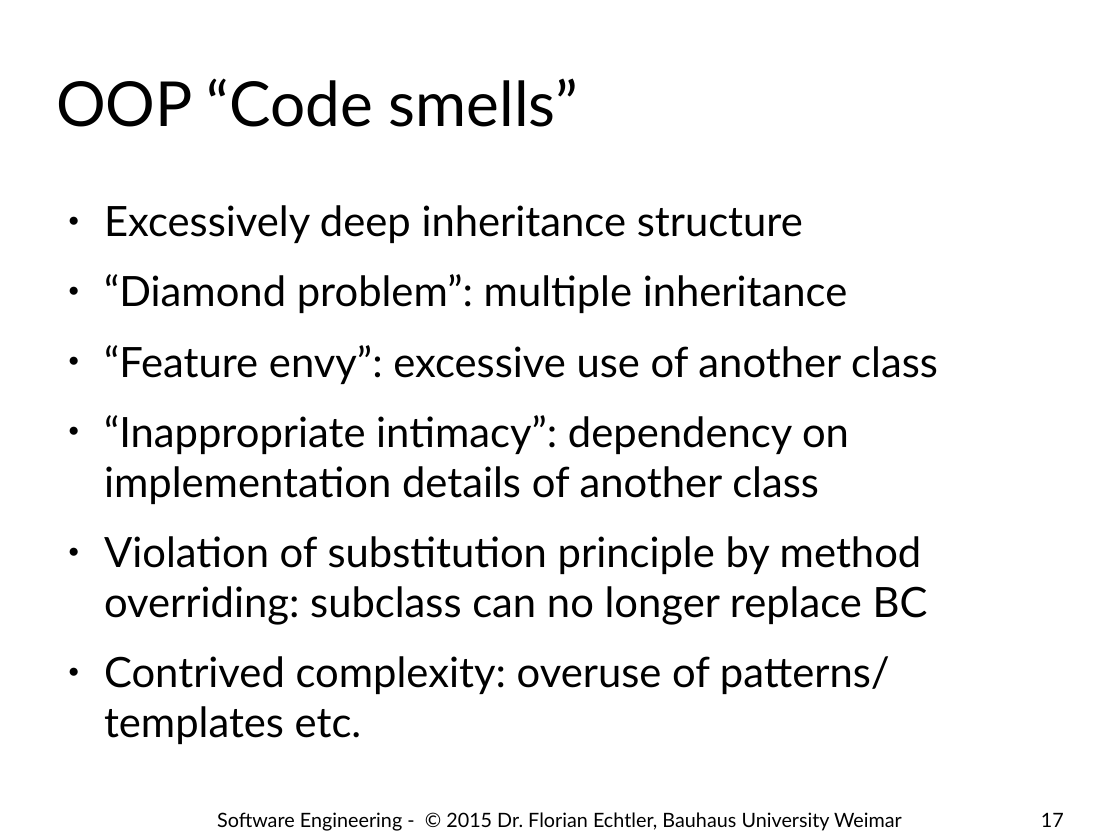
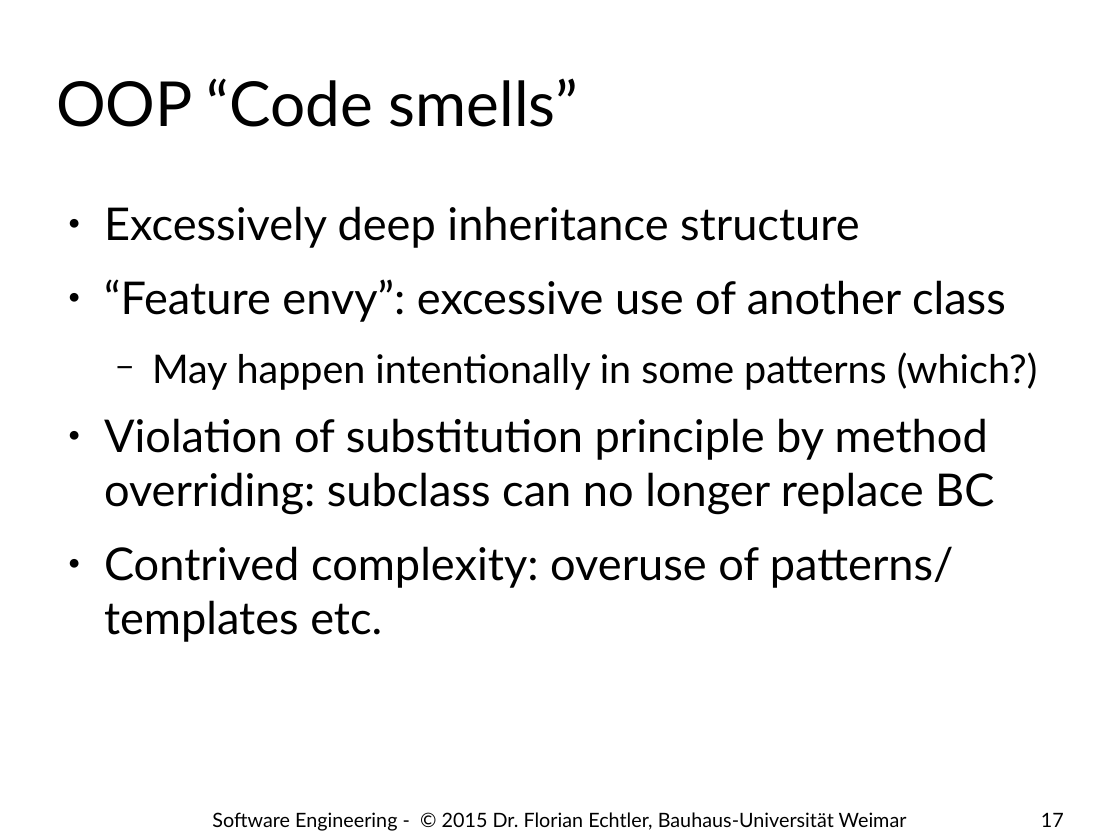
Before and after one commit to floe/software-engineering, a slide deck: slide 17 of 07-code-quality.odp. Drawn at 1120x840 pixels with LibreOffice and Linux fonts; fonts in the diff are those of the drawing; background and template pictures are left out. Boxes give left, top, right and bottom in pixels: in the first picture for what was removed or moved away, otherwise in the second. Text is boxed around its words. In the diff, an @@ line names an element or a change of style, - is before the commit and + after.

```diff
--- a/07-code-quality.odp
+++ b/07-code-quality.odp
@@ text at box(104, 206, 1006, 642): size 29.6 to 32 pt in "Excessively deep inheritance structure", "“Feature envy”: excessive use of another class", "Violation of substitution principle by method overriding: ...", "Contrived complexity: overuse of patterns/ templates etc." @@
@@ text at box(104, 274, 848, 313): paragraph removed @@
-● “Diamond problem”: multiple inheritance
@@ text at box(152, 352, 1037, 390): text changed; size 29.6 to 28 pt @@
-● “Inappropriate intimacy”: dependency on implementation details of another class
+  − May happen intentionally in some patterns (which?)
@@ text at box(212, 812, 907, 831): text changed @@
-Software Engineering - © 2015 Dr. Florian Echtler, Bauhaus University Weimar
+Software Engineering - © 2015 Dr. Florian Echtler, Bauhaus-Universität Weimar
```
Also in this commit, not shown: 22 other slides changed, 4 slides added.
